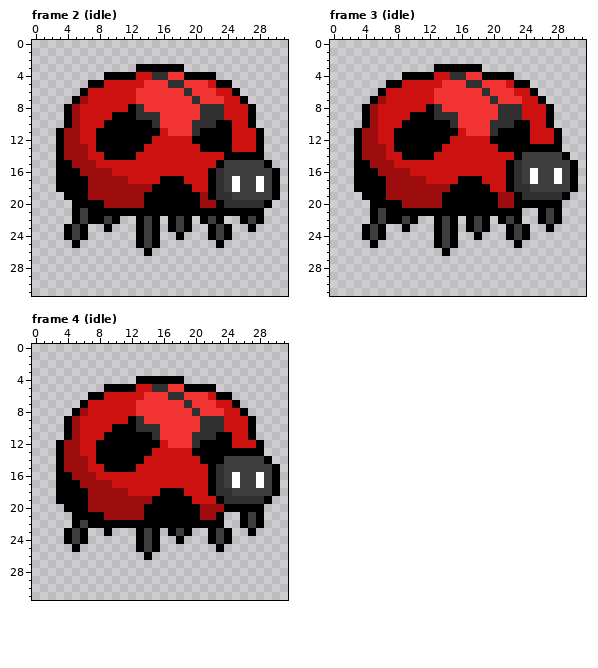
One commit to this pixel-art file: assets/sprites/characters/ladybug.aseprite. Above, as it was before the edit.
32x32 pixels, 12 frames. Shown: frame 2 (idle), frame 3 (idle), frame 4 (idle). The commit also changed other frames, which this record leaves out.
Once edited:
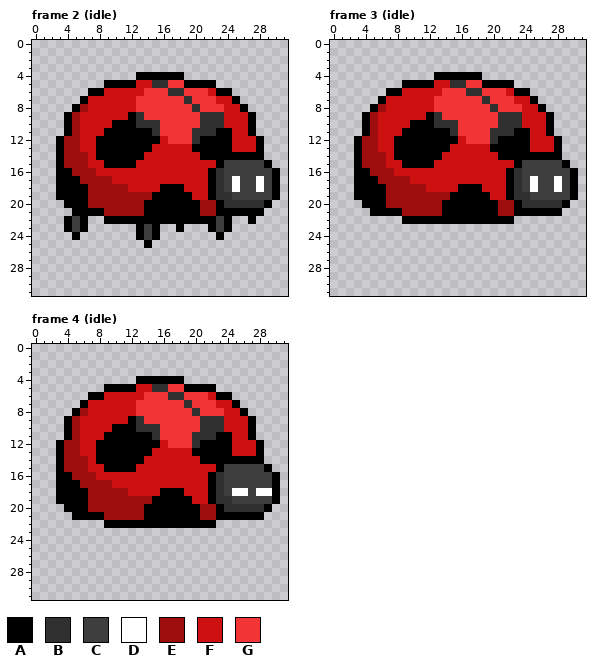
Palette (. is transparent): A #000000  B #303030  C #3e3e3e  D #ffffff  E #9d0d0d  F #cd1010  G #f23434
From old to new:
Changed rows in their new state; - is an unchanged pixel.
Frame 2 (idle), layers "Shell", "Leg1", "Layer 2":
first column x 3:
 3 ----------......----------
 4 ------....AAAAAA....------
 5 ----..AAAA-FBBGGAAAA..----
 6 ---.AA----F---BBG--FAA.---
 7 --.A------------BG--F-A.--
 8 -.AE-----FG------BGGG--A.-
 9 -------FF--GG-------------
10 ------F---BB-----G--BF----
11 .A---F------BG----BB----A.
12 ------------A-GGGB--------
13 ---F-------A-----A--------
14 -----A----A-------AAA-----
15 -E--F-AAAA----------------
16 --E--FF-------------------
17 ---E---FF----FFF----------
18 ---------FFFF---F---------
19 A----------E-----FF-------
20 -A--EE--------------------
21 ---A--EEEEE-------EE------
22 -ACA..A-AA-A-A-A-A-ACA-.A.
23 ------.-------.A.-------.-
24 -.A.-----------.---.A.----
25 --.-------.A.-------.-----
26 -----------.--------------
Frame 3 (idle):
first column x 3:
 3 ----------......------------
 4 ------....AAAAAA....--------
 5 ----..AAAA-FBBGGAAAA..------
 6 ---.AA----F---BBG--FAA.-----
 7 --.A------------BG--F-A.----
 8 -.AE-----FG------BGGG--A.---
 9 -------FF--GG---------------
10 ------F---BB-----G--BF------
11 .A---F------BG----BB----A.--
12 ------------A-GGGB----------
13 ---F-------A-----A----FFF---
14 -----A----A-------AA-AAAAA.-
15 -E--F-AAAA---------FA-----A.
16 --E--FF---------------C--C--
17 ---E---FF----FFF------------
18 ---------FFFF---F----CD--D--
19 A----------E-----FFAB-CCCCCA
20 -A--EE---------------BBBBBA-
21 ---A--EEEEE-------EE-AA-A---
22 --....A-AA-A-A-A-A-A.--...--
23 -...--.---...-...--...--.---
24 -...------...--.---...------
25 --.-------...-------.-------
26 -----------.----------------
Frame 4 (idle), layers "Head", "Leg1", "Layer 2":
first column x 4:
13 ---------------------FFF---
14 --------------------AAAAA.-
15 ------------------FA-----A.
16 ---------------------C--C--
17 ---------------------C--C--
18 --------------------CDD-DD-
19 ------------------AB-CCCCCA
20 -------------------ABBBBBA-
21 --------------------AA-A---
22 -....--------------.--...--
23 ...--.---...-...--...--.---
24 ...------...--.---...------
25 -.-------...-------.-------
26 ----------.----------------
